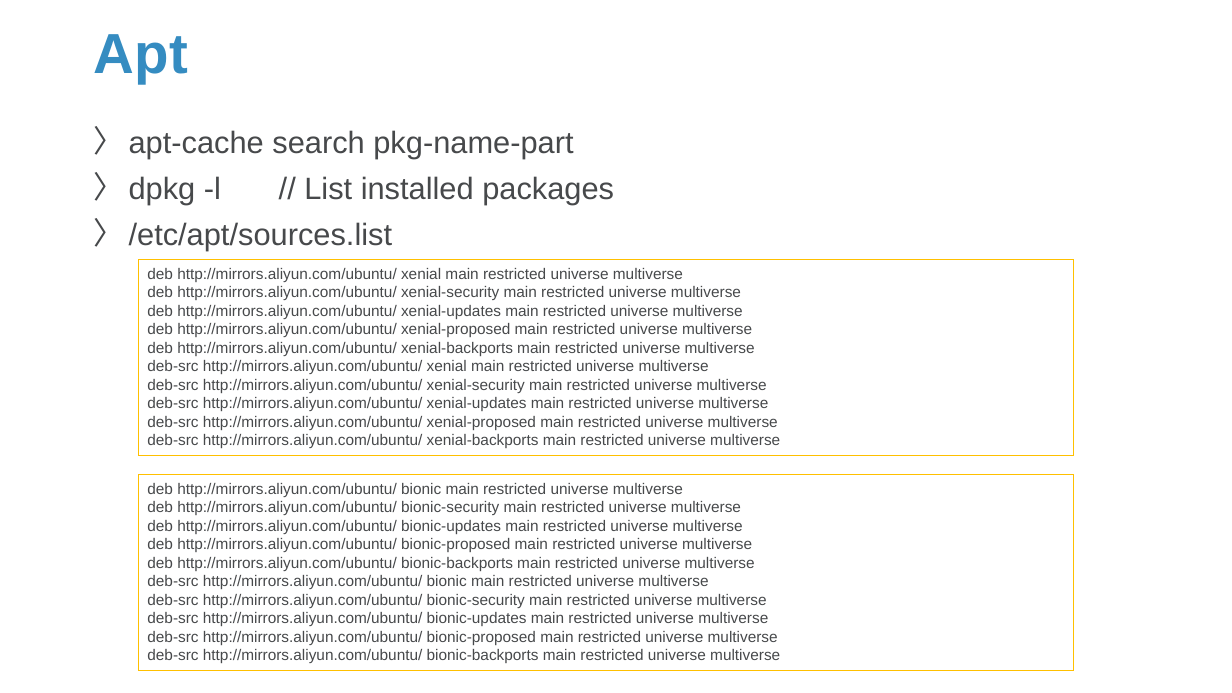
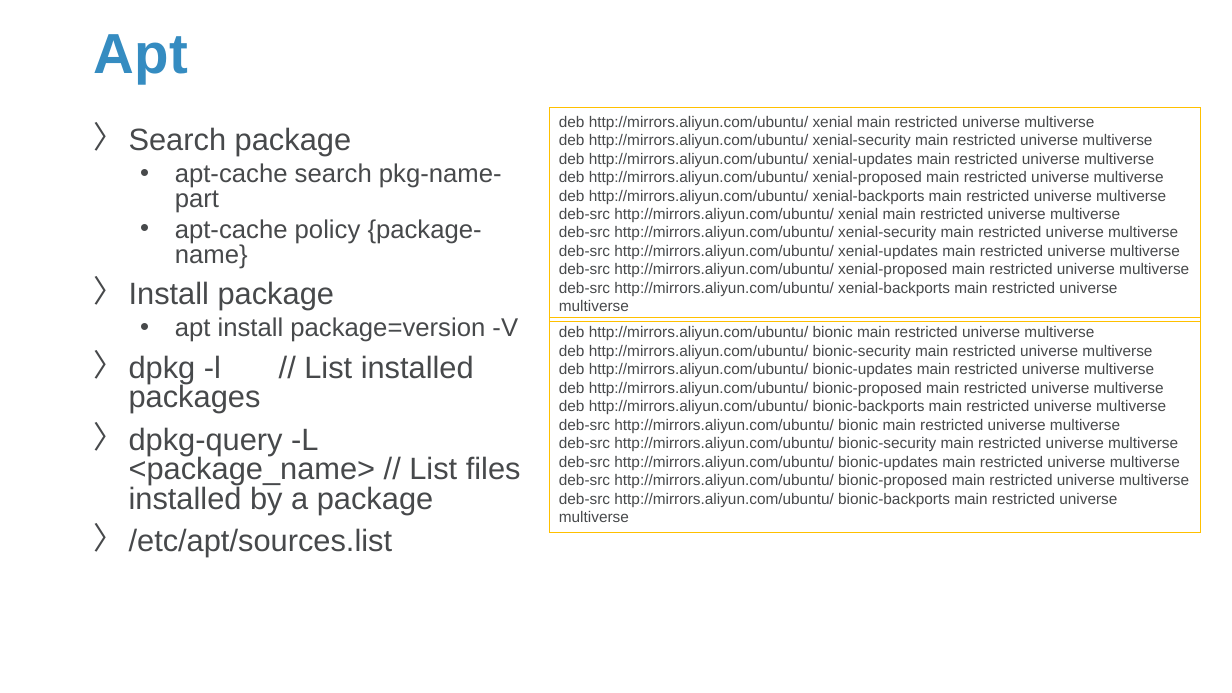
Before and after one commit to Sparks-Lu/TechNotes, a slide deck: slide 12 of Linux/Linux_Notes.pptx (slide 10 before the commit). Drawn at 1232x693 pixels with LibreOffice and Linux fonts; fonts in the diff are those of the drawing; background and template pictures are left out. Boxes give left, top, right and bottom in pixels: in the first picture for what was removed or moved away, otherwise in the second. Text is boxed around its words. In the diff, an @@ line names an element or a change of style, - is before the commit and + after.

```diff
--- a/Linux/Linux_Notes.pptx
+++ b/Linux/Linux_Notes.pptx
@@ rectangle "deb http://mirrors.aliyun.com/ubuntu/ xenial main restricted ...": place and size @@
-rectangle "deb http://mirrors.aliyun.com/ubuntu/ xenial main restricted ..." at (139,260,1074,456)
+rectangle "deb http://mirrors.aliyun.com/ubuntu/ xenial main restricted ..." at (550,107,1202,322)
@@ text at (129,127,351,156): paragraph added @@
+〉 Search package
@@ text at (129,163,502,557): size 24 to 20 pt in "apt-cache search pkg-name-part"; bullet 〉 to •; list level 1 to 2 in "apt-cache search pkg-name-part"; line spacing 0.9 to 0.8 @@
@@ text at (129,219,518,342): paragraphs added @@
+  • apt-cache policy {package-name}
+〉 Install package
+  • apt install package=version -V
@@ rectangle "deb http://mirrors.aliyun.com/ubuntu/ bionic main restricted ...": place and size @@
-rectangle "deb http://mirrors.aliyun.com/ubuntu/ bionic main restricted ..." at (139,474,1074,670)
+rectangle "deb http://mirrors.aliyun.com/ubuntu/ bionic main restricted ..." at (550,318,1202,532)
@@ text at (129,427,521,514): paragraph added @@
+〉 dpkg-query -L <package_name> // List files installed by a package
```
Also in this commit, not shown: 5 other slides changed, 5 slides added, 13 other files.
